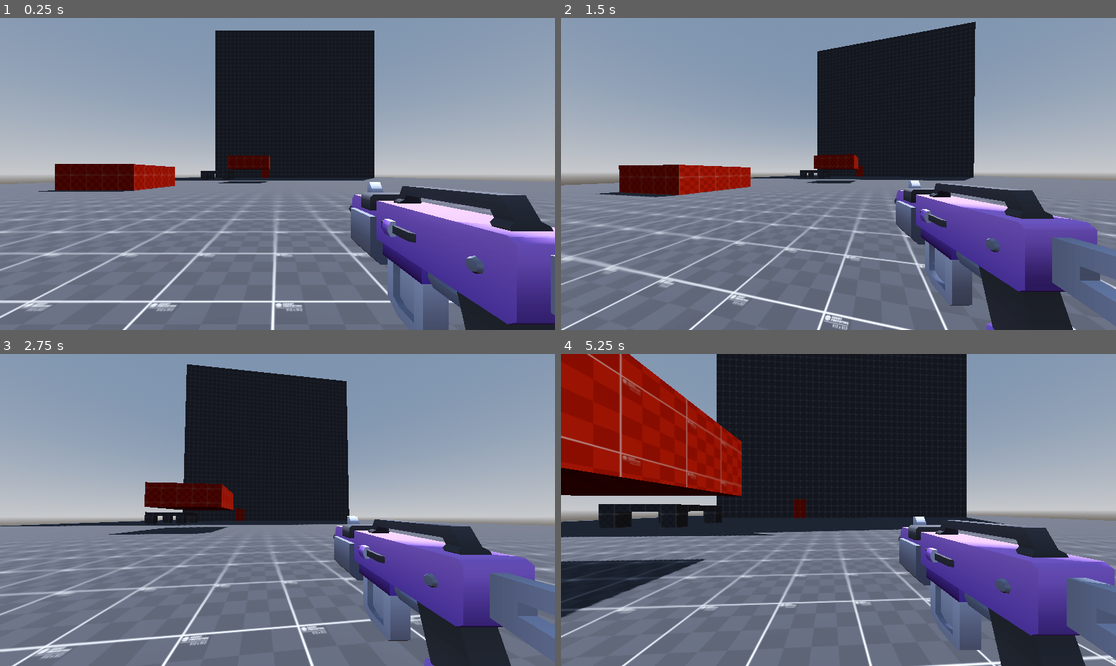
Above: before the commit, frames 1-4 (two rows, left to right).
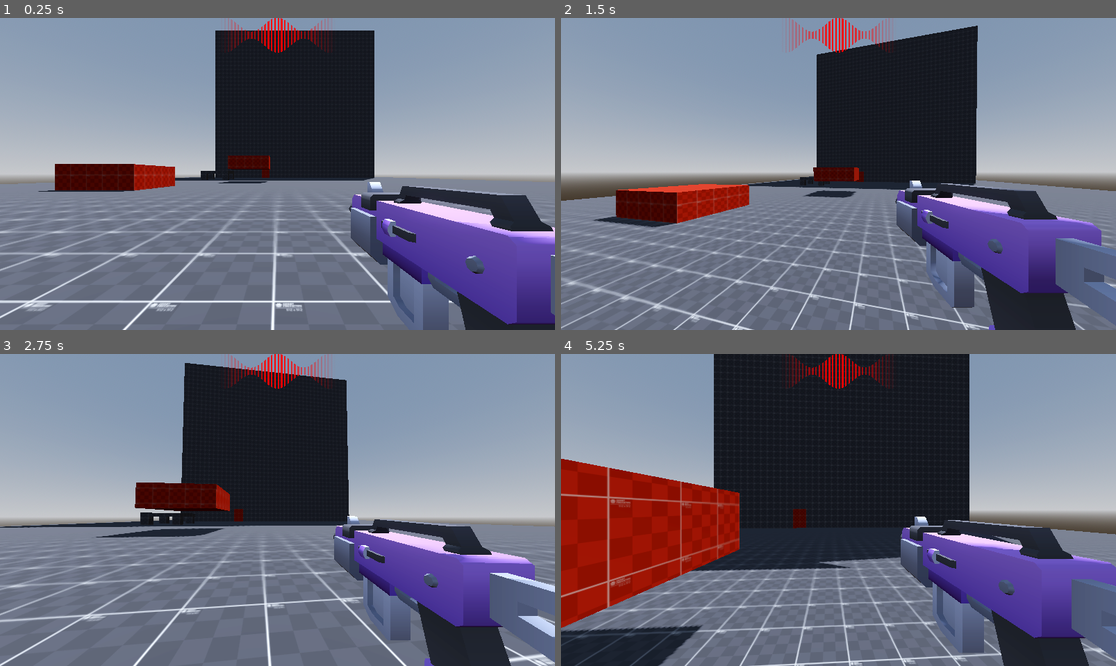
Above: after the commit, the same moments.

Repository: WasteIy/GameOff2025
Game: Godot game, scene res://PLACEHOLDERS/test_level_placeholder.tscn
The game is run twice, just before and just after one commit, with the same random seed, the same clock (stepped at 60 frames per second) and the same inputs. This scene is started directly instead of the project's main scene.
Inputs (mouse positions are in pixels of both pictures, inside the frame that each line leads up to):
- Up to frame 1 (0.25 s): no input
- Up to frame 2 (1.5 s): move the mouse to (866, 174) at 0.52 s; hold Shift (sprint) 0.53-1.28 s; hold W (move_forward) from 0.53 s (still down); click (866, 174) at 0.67 s; tap Space (jump) at 0.77 s; move the mouse to (810, 174) at 1.27 s; tap Shift (sprint) at 1.35 s; click (810, 174) at 1.42 s
- Up to frame 3 (2.75 s): keep holding W (move_forward); tap Space (jump) at 1.52 s; move the mouse to (288, 503) at 2.02 s; hold Shift (sprint) from 2.03 s (still down); click (288, 503) at 2.17 s
- Up to frame 4 (5.25 s): keep holding W (move_forward); move the mouse to (832, 516) at 2.77 s; release Shift (sprint) at 2.78 s; tap Shift (sprint) at 2.85, 4.35 s; click (832, 516) at 2.92 s; tap Space (jump) at 3.02, 3.77, 4.52 s; move the mouse to (877, 513) at 3.52 s; hold Shift (sprint) 3.53-4.28 s; click (877, 513) at 3.67 s; move the mouse to (794, 506) at 4.27 s; click (794, 506) at 4.42 s; move the mouse to (844, 510) at 5.02 s; hold Shift (sprint) from 5.03 s (still down); click (844, 510) at 5.17 s

The runs differ from the first frame. In frame 1, 0.6% of the frame differs, in the area x 40-60%, y 0-12%; in frame 2, 15%; in frame 3, 7.9%; in frame 4, 34%, in the area x 0-100%, y 0-100%.

Commit message:
Add weapon sparkle shader

Diff:
--- /dev/null
+++ b/Assets/Shaders/SparkleShader.gdshader
@@ -0,0 +1,25 @@
+shader_type spatial;
+render_mode cull_disabled, unshaded;
+
+uniform sampler2D mainTex : filter_linear;
+uniform vec4 cor : source_color;
+uniform sampler2D noiseTex;
+
+void vertex() {
+	// Called for every vertex the material is visible on.
+}
+
+void fragment() {
+	int fator = int(floor(COLOR.r * 4.0));
+	vec2 newUV = UV * vec2(0.25, 1.0);
+	newUV += vec2(0.25 * float(fator), 0.0);
+
+	vec4 main = texture(mainTex, newUV);
+	ALPHA = main.r;
+	ALBEDO = cor.rgb;
+}
+
+//void light() {
+//	// Called for every pixel for every light affecting the material.
+//	// Uncomment to replace the default light processing function with this one.
+//}
--- a/PLACEHOLDERS/pScript_placeholder.gd
+++ b/PLACEHOLDERS/pScript_placeholder.gd
@@ -3,7 +3,7 @@
 var speed
 const WALK_SPEED = 5.0
 const SPRINT_SPEED = 10.0
-const JUMP_VELOCITY = 6.0
+const JUMP_VELOCITY = 9.0
 const SENSITIVITY = 0.004
 
 #bob variables
@@ -28,7 +28,7 @@
 	if event is InputEventMouseMotion:
 		head.rotate_y(-event.relative.x * SENSITIVITY)
 		camera.rotate_x(-event.relative.y * SENSITIVITY)
-		camera.rotation.x = clamp(camera.rotation.x, deg_to_rad(-40), deg_to_rad(60))
+		camera.rotation.x = clamp(camera.rotation.x, deg_to_rad(-90), deg_to_rad(85))
 
 func _physics_process(delta):
 	# Add the gravity.
--- a/PLACEHOLDERS/player_placeholder.tscn
+++ b/PLACEHOLDERS/player_placeholder.tscn
@@ -1,11 +1,45 @@
-[gd_scene load_steps=9 format=3 uid="uid://rnu8n8yq1oto"]
+[gd_scene load_steps=18 format=3 uid="uid://rnu8n8yq1oto"]
 
 [ext_resource type="PackedScene" uid="uid://di6avvmayn5sw" path="res://PLACEHOLDERS/blaster-d.fbx" id="1_hprra"]
 [ext_resource type="Script" uid="uid://dot0qfhx6r7xs" path="res://PLACEHOLDERS/pScript_placeholder.gd" id="1_od16a"]
+[ext_resource type="PackedScene" uid="uid://cjfgpiirpihg7" path="res://Scenes/UI/UI_scene.tscn" id="3_k2lhu"]
+[ext_resource type="Shader" uid="uid://cp3ukynrqpm6q" path="res://Assets/Shaders/SparkleShader.gdshader" id="3_o5hn5"]
+[ext_resource type="Script" uid="uid://7a3av5sc4s0f" path="res://Scenes/Player/Components/color_change.gd" id="4_f64hd"]
+[ext_resource type="Texture2D" uid="uid://c8lvgcee2x48d" path="res://Assets/Shaders/T_4_streaks.png" id="5_4vtuq"]
 
 [sub_resource type="CapsuleMesh" id="CapsuleMesh_l7207"]
 
 [sub_resource type="CapsuleShape3D" id="CapsuleShape3D_oacou"]
+
+[sub_resource type="ShaderMaterial" id="ShaderMaterial_ery3i"]
+render_priority = 0
+shader = ExtResource("3_o5hn5")
+shader_parameter/mainTex = ExtResource("5_4vtuq")
+shader_parameter/cor = Color(3.2944162, 0.54292107, 0, 1)
+
+[sub_resource type="Curve" id="Curve_f64hd"]
+_data = [Vector2(0, 0.3146068), 0.0, 2.1916027, 0, 0, Vector2(1, 1), 0.0, 0.0, 0, 0]
+point_count = 2
+
+[sub_resource type="CurveTexture" id="CurveTexture_o5hn5"]
+curve = SubResource("Curve_f64hd")
+
+[sub_resource type="ParticleProcessMaterial" id="ParticleProcessMaterial_f64hd"]
+particle_flag_align_y = true
+direction = Vector3(0, 1, 0)
+spread = 70.0
+initial_velocity_min = 0.5
+initial_velocity_max = 1.0
+gravity = Vector3(0, 0, 0)
+scale_min = 0.39999998
+scale_max = 0.7
+scale_curve = SubResource("CurveTexture_o5hn5")
+hue_variation_min = -1.0
+hue_variation_max = 0.99999994
+
+[sub_resource type="QuadMesh" id="QuadMesh_o5hn5"]
+size = Vector2(0.25, 1)
+center_offset = Vector3(0, 0.4, 0)
 
 [sub_resource type="Animation" id="Animation_kpjcp"]
 resource_name = "Idle"
@@ -42,8 +76,25 @@
 [node name="blaster-d" parent="Head/Camera3D" instance=ExtResource("1_hprra")]
 transform = Transform3D(1, 0, 0, 0, 1, 0, 0, 0, 1, 0.37160873, -0.21746147, -0.47576427)
 
+[node name="GPUParticles3D" type="GPUParticles3D" parent="Head/Camera3D/blaster-d"]
+transform = Transform3D(1, 0, 0, 0, -4.371139e-08, 1, 0, -1, -4.371139e-08, -0.014242649, 0.055680335, -0.4553818)
+material_override = SubResource("ShaderMaterial_ery3i")
+emitting = false
+lifetime = 0.09999999999999999
+one_shot = true
+explosiveness = 0.9
+randomness = 1.0
+fixed_fps = 60
+process_material = SubResource("ParticleProcessMaterial_f64hd")
+draw_pass_1 = SubResource("QuadMesh_o5hn5")
+
 [node name="AnimationPlayer" type="AnimationPlayer" parent="."]
 libraries = {
 &"": SubResource("AnimationLibrary_cxr5p")
 }
 autoplay = "Run"
+
+[node name="CanvasLayer" parent="." instance=ExtResource("3_k2lhu")]
+
+[node name="Node" type="Node" parent="."]
+script = ExtResource("4_f64hd")
Not shown, added: Assets/Shaders/SparkleShader.gdshader.uid
Binary file added: Assets/Shaders/T_4_streaks.png
Not shown, added: Assets/Shaders/T_4_streaks.png.import
